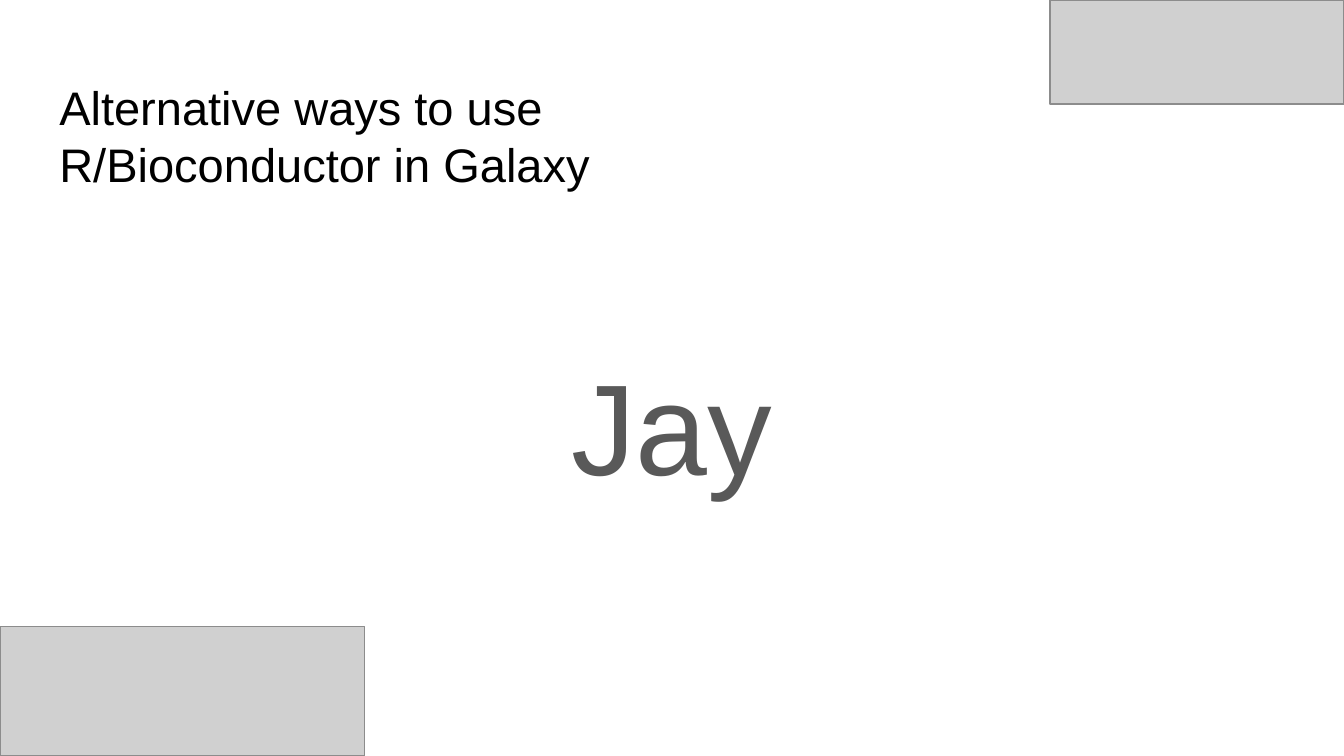
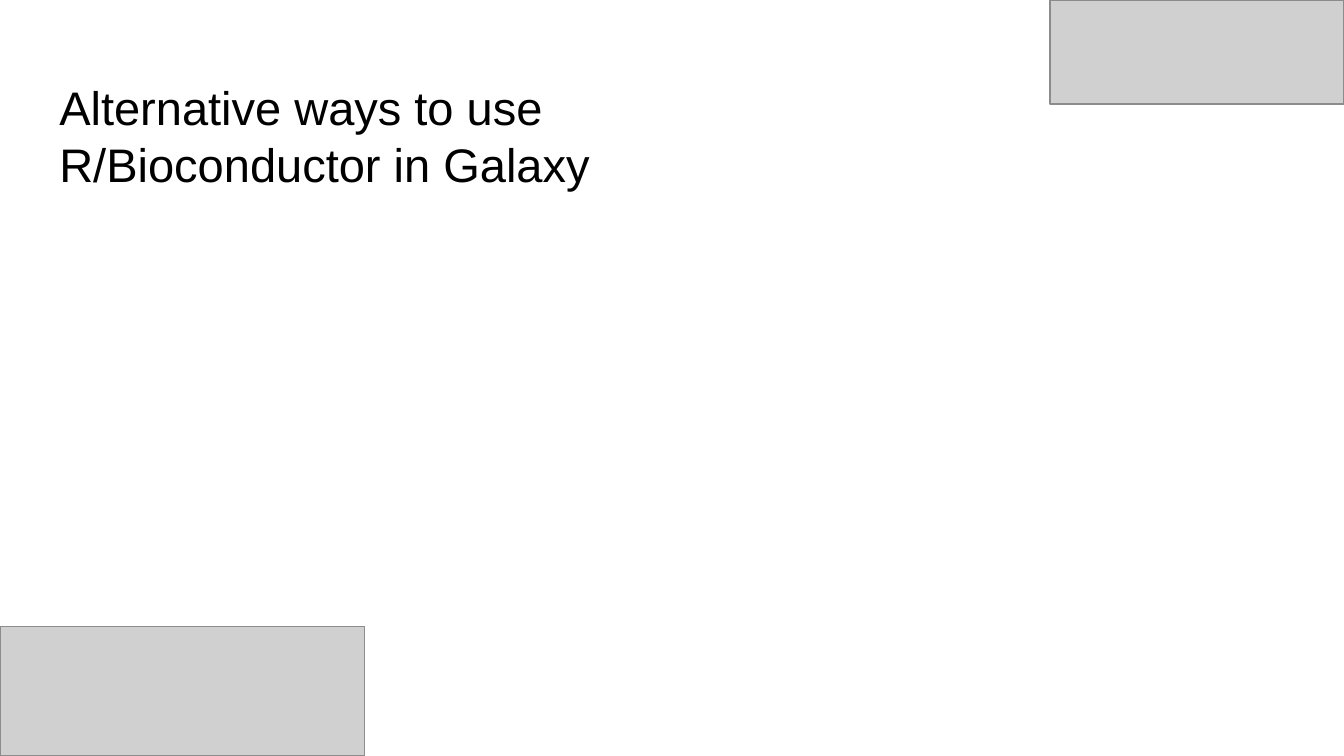
Before and after one commit to cumbof/gbcc25_training_session, a slide deck: slide 37 of Deck.pptx (slide 35 before the commit). Drawn at 1344x756 pixels with LibreOffice and Linux fonts; fonts in the diff are those of the drawing; grey boxes stand for pictures. Boxes give left, top, right and bottom in pixels: in the first picture for what was removed or moved away, otherwise in the second. Text is boxed around its words. In the diff, an @@ line names an element or a change of style, - is before the commit and + after.

```diff
--- a/Deck.pptx
+++ b/Deck.pptx
@@ title removed at (571,386,772,499) @@
-Jay
```
Also in this commit, not shown: 2 other slides changed, 2 slides added.
